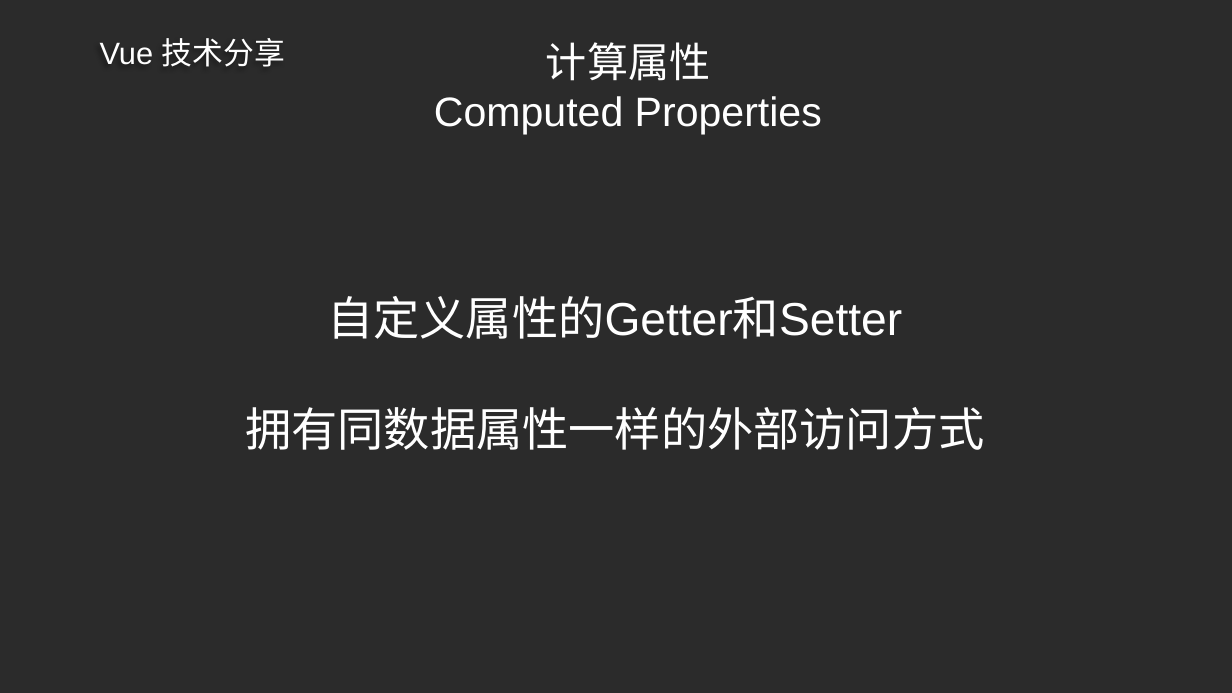
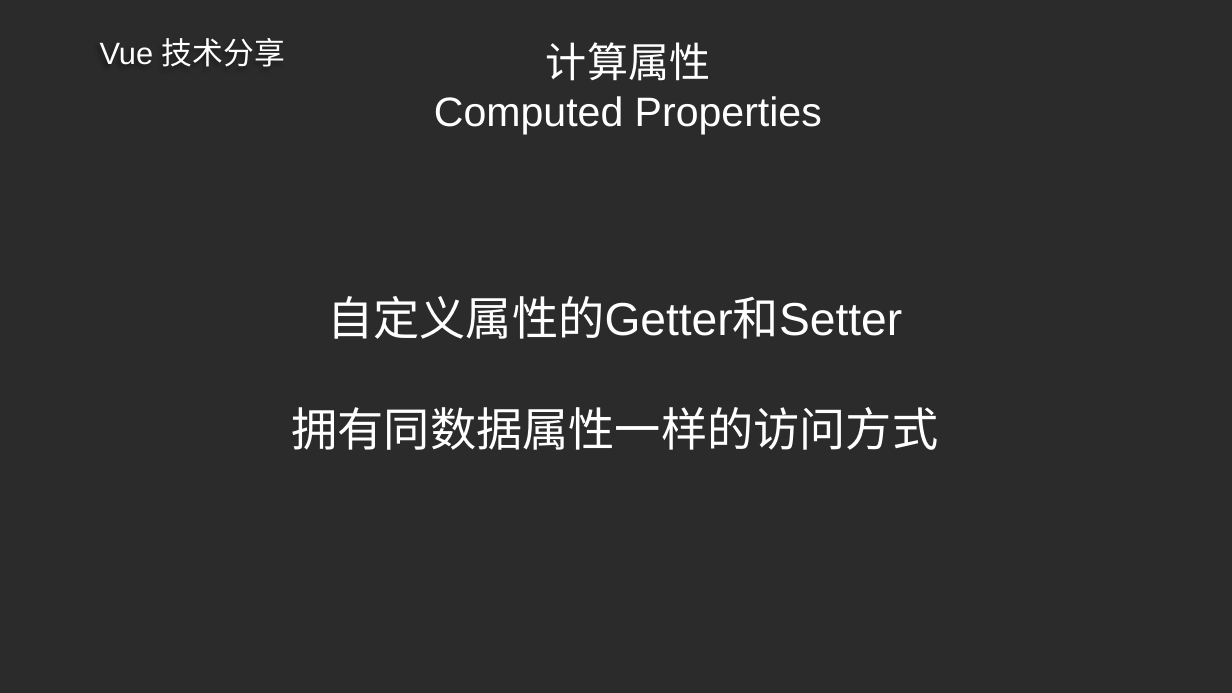
Before and after one commit to ldjdd/traing-library, a slide deck: slide 21 of vue/成稿.pptx. Drawn at 1232x693 pixels with LibreOffice and Linux fonts; fonts in the diff are those of the drawing; background and template pictures are left out; a plain dark background stands for a picture behind light text. Boxes give left, top, right and bottom in pixels: in the first picture for what was removed or moved away, otherwise in the second. Text is boxed around its words. In the diff, an @@ line names an element or a change of style, - is before the commit and + after.

```diff
--- a/vue/成稿.pptx
+++ b/vue/成稿.pptx
@@ text at bbox=[291, 407, 938, 450]: text changed @@
-拥有同数据属性一样的外部访问方式
+拥有同数据属性一样的访问方式
```
Also in this commit, not shown: 6 other files.
